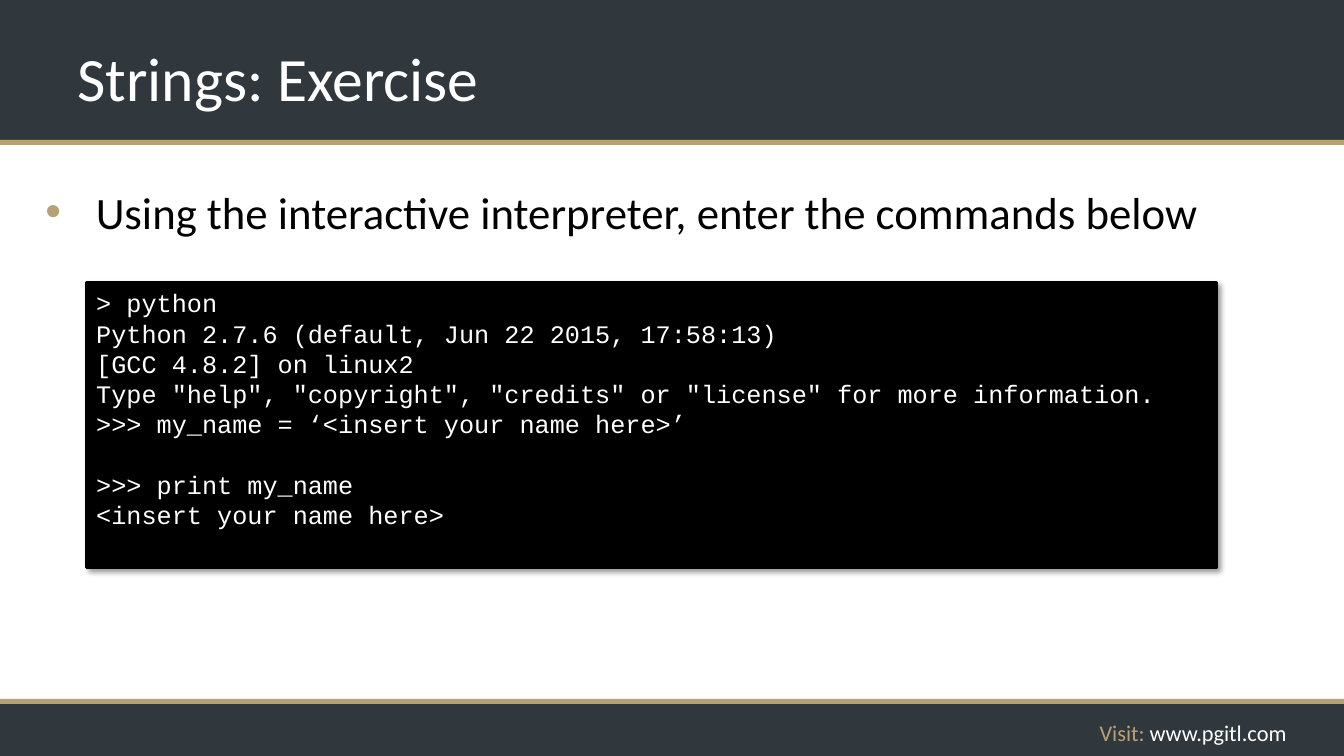
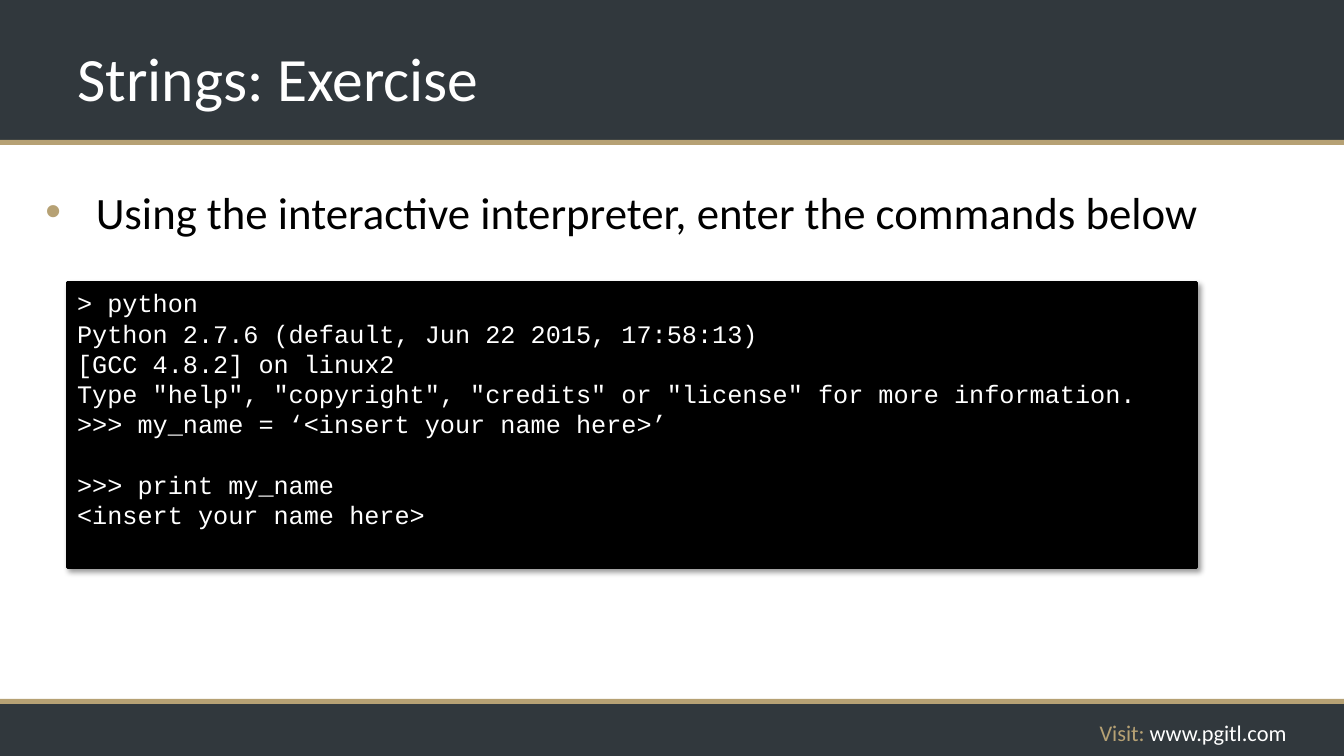
Before and after one commit to rikkouri/project-a, a slide deck: slide 51 of Programming Foundations.pptx. Drawn at 1344x756 pixels with LibreOffice and Linux fonts; fonts in the diff are those of the drawing; background and template pictures are left out. Boxes give left, top, right and bottom in pixels: in the first picture for what was removed or moved away, otherwise in the second. Text is boxed around its words. In the diff, an @@ line names an element or a change of style, - is before the commit and + after.

Commit message:
Code box alignment corrections

```diff
--- a/Programming Foundations.pptx
+++ b/Programming Foundations.pptx
@@ rectangle "> python": place and size @@
-rectangle "> python" at <box>87,283,1217,569</box>
+rectangle "> python" at <box>68,283,1198,569</box>
```
Also in this commit, not shown: 42 other slides changed.
